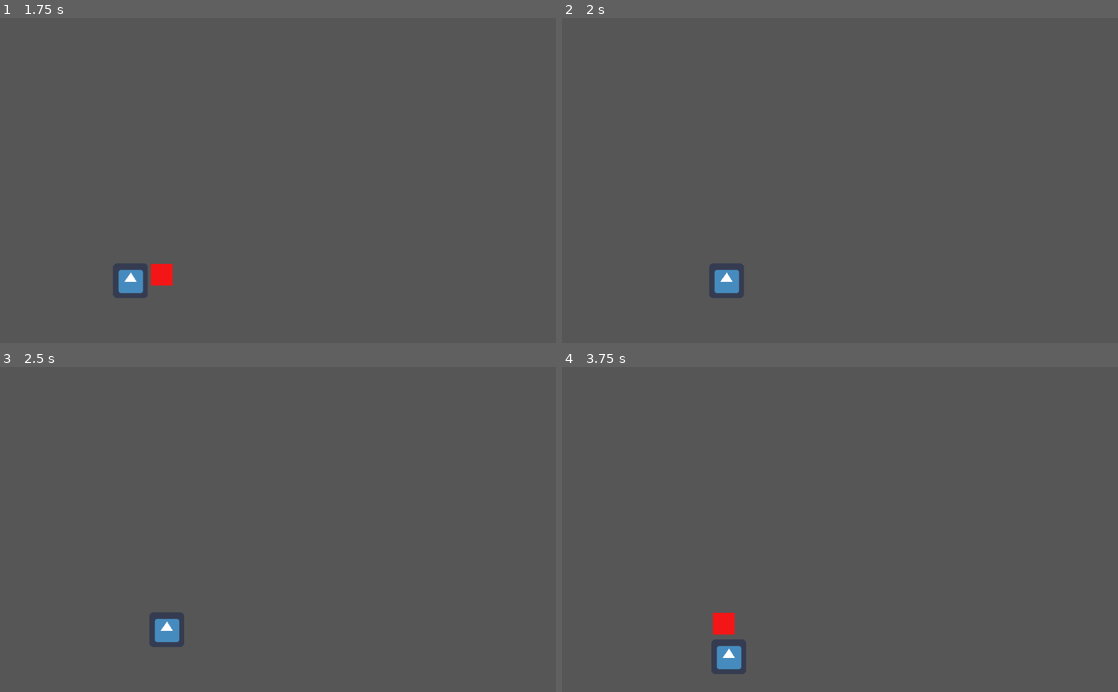
Above: before the commit, frames 1-4 (two rows, left to right).
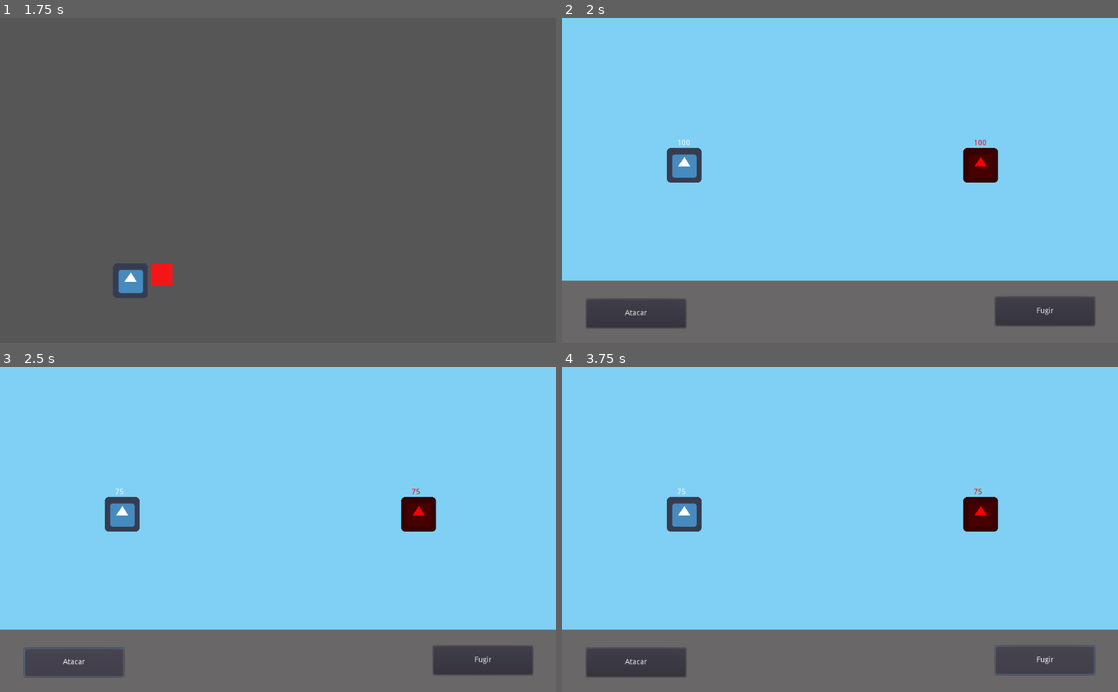
Above: after the commit, the same moments.

Repository: brunohlippert/MechaBots
Game: Godot game, scene res://Scenes/map/Home.tscn
Two runs of this game, one before a commit and one after it. Both use one fixed random seed, a clock stepped at 60 frames per second and the inputs below. Before the commit the project starts from res://Scenes/Home.tscn. The engine's default icon, where the game draws it, is replaced by a stand-in: a white triangle on a blue panel in a dark square.
Inputs (mouse positions are in pixels of both pictures, inside the frame that each line leads up to):
- Up to frame 1 (1.75 s): click "Iniciar" at 0.5 s; tap Enter at 1.25 s; hold Right (ui_right) from 1.28 s (still down)
- Up to frame 2 (2 s): keep holding Right (ui_right)
- Up to frame 3 (2.5 s): release Right (ui_right) at 2 s; click (72, 662) at 2 s, where only the run after the commit has a clickable "Atacar"
- Up to frame 4 (3.75 s): click (1045, 659) at 2.75 s, where only the run after the commit has a clickable "Fugir"; tap Space at 3.5 s; hold Down (ui_down) from 3.53 s (still down)

Frame 1 is identical in both runs. In frame 2, 84% of the frame differs, in the area x 0-100%, y 0-96%; in frame 3, 83%; in frame 4, 83%.

Commit message:
vertical slice

Diff:
--- a/Scenes/Batalha.tscn
+++ /dev/null
@@ -1,14 +0,0 @@
-[gd_scene format=2]
-
-[node name="Node2D" type="Node2D"]
-
-[node name="ColorRect" type="ColorRect" parent="."]
-margin_top = 485.0
-margin_right = 1024.0
-margin_bottom = 600.0
-color = Color( 0.415686, 0.407843, 0.407843, 1 )
-
-[node name="ColorRect2" type="ColorRect" parent="."]
-margin_right = 1024.0
-margin_bottom = 485.0
-color = Color( 0.501961, 0.819608, 0.960784, 1 )
--- a/Scenes/Player.gd
+++ b/Scenes/characters/Player.gd
@@ -3,7 +3,6 @@
 export var SPEED = 250
 var velocity = Vector2()
 
-onready var target = position
 
 func get_input():
 	var d := Vector2.ZERO
--- a/Scenes/Player.tscn
+++ b/Scenes/characters/Player.tscn
@@ -1,7 +1,7 @@
 [gd_scene load_steps=4 format=2]
 
 [ext_resource path="res://icon.png" type="Texture" id=1]
-[ext_resource path="res://Scenes/Player.gd" type="Script" id=2]
+[ext_resource path="res://Scenes/characters/Player.gd" type="Script" id=2]
 
 [sub_resource type="RectangleShape2D" id=1]
 extents = Vector2( 31.5, 31.5 )
--- /dev/null
+++ b/Scenes/characters/robots/Robot1.gd
@@ -0,0 +1,14 @@
+extends KinematicBody2D
+
+
+export var life := 100
+export var damage := 25
+onready var tween := $DamageTween
+
+func _ready() -> void:
+	$Life.text = str(life)
+
+func getDamage(dam: int):
+
+	life -= dam
+	$Life.text = str(life)
--- /dev/null
+++ b/Scenes/characters/robots/Robot1.tscn
@@ -0,0 +1,70 @@
+[gd_scene load_steps=6 format=2]
+
+[ext_resource path="res://icon.png" type="Texture" id=1]
+[ext_resource path="res://Scenes/characters/robots/Robot1.gd" type="Script" id=2]
+
+[sub_resource type="RectangleShape2D" id=1]
+extents = Vector2( 31, 31.5 )
+
+[sub_resource type="Animation" id=2]
+length = 0.001
+tracks/0/type = "value"
+tracks/0/path = NodePath("Icon:scale")
+tracks/0/interp = 1
+tracks/0/loop_wrap = true
+tracks/0/imported = false
+tracks/0/enabled = true
+tracks/0/keys = {
+"times": PoolRealArray( 0 ),
+"transitions": PoolRealArray( 1 ),
+"update": 0,
+"values": [ Vector2( 1, 1 ) ]
+}
+
+[sub_resource type="Animation" id=3]
+resource_name = "damage"
+tracks/0/type = "value"
+tracks/0/path = NodePath("Icon:scale")
+tracks/0/interp = 1
+tracks/0/loop_wrap = true
+tracks/0/imported = false
+tracks/0/enabled = true
+tracks/0/keys = {
+"times": PoolRealArray( 0, 0.4, 1 ),
+"transitions": PoolRealArray( 1, 1, 1 ),
+"update": 0,
+"values": [ Vector2( 1, 1 ), Vector2( 2, 2 ), Vector2( 1, 1 ) ]
+}
+tracks/1/type = "method"
+tracks/1/path = NodePath("Icon")
+tracks/1/interp = 1
+tracks/1/loop_wrap = true
+tracks/1/imported = false
+tracks/1/enabled = true
+tracks/1/keys = {
+"times": PoolRealArray(  ),
+"transitions": PoolRealArray(  ),
+"values": [  ]
+}
+
+[node name="Robot1" type="KinematicBody2D"]
+script = ExtResource( 2 )
+
+[node name="Icon" type="Sprite" parent="."]
+texture = ExtResource( 1 )
+
+[node name="CollisionShape2D" type="CollisionShape2D" parent="."]
+position = Vector2( 0, 0.5 )
+shape = SubResource( 1 )
+
+[node name="Life" type="Label" parent="."]
+margin_left = -13.0
+margin_top = -48.0
+margin_right = 14.0
+margin_bottom = -34.0
+
+[node name="DamageTween" type="Tween" parent="."]
+
+[node name="AnimationPlayer" type="AnimationPlayer" parent="."]
+anims/RESET = SubResource( 2 )
+anims/damage = SubResource( 3 )
--- /dev/null
+++ b/Scenes/map/Batalha.gd
@@ -0,0 +1,24 @@
+extends Node2D
+
+
+var isPlayerTurn := true
+
+func _ready() -> void:
+	pass # Replace with function body.
+
+func _on_Attack_pressed() -> void:
+	$AtacksMenu/Attack.disabled = true;
+	$Enemy.getDamage($Robot.damage)
+	checkBattleEnded()
+	isPlayerTurn = not isPlayerTurn
+
+func _process(delta: float) -> void:
+	if not isPlayerTurn:
+		$Robot.getDamage($Enemy.damage)
+		isPlayerTurn = not isPlayerTurn
+		$AtacksMenu/Attack.disabled = false;
+
+
+func checkBattleEnded():
+	if($Enemy.life <= 0 || $Robot.life <= 0):
+		get_tree().change_scene("res://Scenes/map/Map.tscn")
--- /dev/null
+++ b/Scenes/map/Batalha.tscn
@@ -0,0 +1,52 @@
+[gd_scene load_steps=3 format=2]
+
+[ext_resource path="res://Scenes/characters/robots/Robot1.tscn" type="PackedScene" id=1]
+[ext_resource path="res://Scenes/map/Batalha.gd" type="Script" id=2]
+
+[node name="Batalha" type="Node2D"]
+script = ExtResource( 2 )
+
+[node name="AtacksMenu" type="ColorRect" parent="."]
+margin_top = 485.0
+margin_right = 1024.0
+margin_bottom = 600.0
+color = Color( 0.415686, 0.407843, 0.407843, 1 )
+__meta__ = {
+"_edit_lock_": true
+}
+
+[node name="Attack" type="Button" parent="AtacksMenu"]
+anchor_top = -4.268
+anchor_bottom = -4.268
+margin_left = 45.0
+margin_top = 524.82
+margin_right = 228.0
+margin_bottom = 577.82
+text = "Atacar"
+
+[node name="Run" type="Button" parent="AtacksMenu"]
+anchor_top = -4.232
+anchor_bottom = -4.232
+margin_left = 798.0
+margin_top = 516.68
+margin_right = 981.0
+margin_bottom = 569.68
+text = "Fugir"
+
+[node name="Background" type="ColorRect" parent="."]
+margin_right = 1024.0
+margin_bottom = 485.0
+color = Color( 0.501961, 0.819608, 0.960784, 1 )
+__meta__ = {
+"_edit_lock_": true
+}
+
+[node name="Robot" parent="." instance=ExtResource( 1 )]
+position = Vector2( 225, 272 )
+
+[node name="Enemy" parent="." instance=ExtResource( 1 )]
+modulate = Color( 1, 0, 0, 1 )
+light_mask = 6
+position = Vector2( 771, 272 )
+
+[connection signal="pressed" from="AtacksMenu/Attack" to="." method="_on_Attack_pressed"]
--- a/Scenes/Home.gd
+++ b/Scenes/map/Home.gd
@@ -6,4 +6,4 @@
 
 
 func _on_Button_pressed() -> void:
-	get_tree().change_scene("res://Scenes/Map.tscn")
+	get_tree().change_scene("res://Scenes/map/Map.tscn")
--- a/Scenes/Home.tscn
+++ b/Scenes/map/Home.tscn
@@ -1,14 +1,14 @@
 [gd_scene load_steps=4 format=2]
 
-[ext_resource path="res://assets/Robus-BWqOd.otf" type="DynamicFontData" id=1]
-[ext_resource path="res://Scenes/Home.gd" type="Script" id=2]
+[ext_resource path="res://Scenes/map/Home.gd" type="Script" id=1]
+[ext_resource path="res://assets/Robus-BWqOd.otf" type="DynamicFontData" id=2]
 
 [sub_resource type="DynamicFont" id=1]
 size = 107
-font_data = ExtResource( 1 )
+font_data = ExtResource( 2 )
 
 [node name="Home" type="Node2D"]
-script = ExtResource( 2 )
+script = ExtResource( 1 )
 
 [node name="ColorRect" type="ColorRect" parent="."]
 margin_left = 1.0
--- a/Scenes/Map.tscn
+++ b/Scenes/map/Map.tscn
@@ -1,7 +1,7 @@
 [gd_scene load_steps=3 format=2]
 
-[ext_resource path="res://Scenes/Entulho.tscn" type="PackedScene" id=1]
-[ext_resource path="res://Scenes/Player.tscn" type="PackedScene" id=2]
+[ext_resource path="res://Scenes/structures/Entulho.tscn" type="PackedScene" id=1]
+[ext_resource path="res://Scenes/characters/Player.tscn" type="PackedScene" id=2]
 
 [node name="Map" type="Node2D"]
 
--- a/Scenes/Entulho.gd
+++ b/Scenes/structures/Entulho.gd
@@ -6,4 +6,4 @@
 
 
 func _on_Entulho_body_entered(body: Node) -> void:
-	print("entrou")
+	get_tree().change_scene("res://Scenes/map/Batalha.tscn")
--- a/Scenes/Entulho.tscn
+++ b/Scenes/structures/Entulho.tscn
@@ -1,6 +1,6 @@
 [gd_scene load_steps=3 format=2]
 
-[ext_resource path="res://Scenes/Entulho.gd" type="Script" id=1]
+[ext_resource path="res://Scenes/structures/Entulho.gd" type="Script" id=1]
 
 [sub_resource type="RectangleShape2D" id=1]
 extents = Vector2( 20, 20 )
--- a/project.godot
+++ b/project.godot
@@ -11,7 +11,7 @@
 [application]
 
 config/name="MechaBots"
-run/main_scene="res://Scenes/Home.tscn"
+run/main_scene="res://Scenes/map/Home.tscn"
 config/icon="res://icon.png"
 
 [physics]
